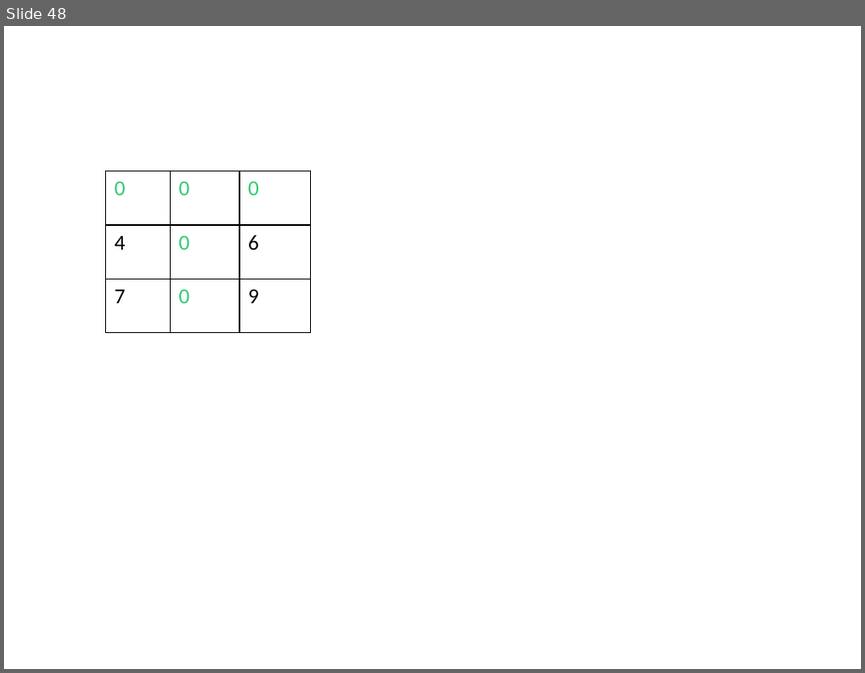
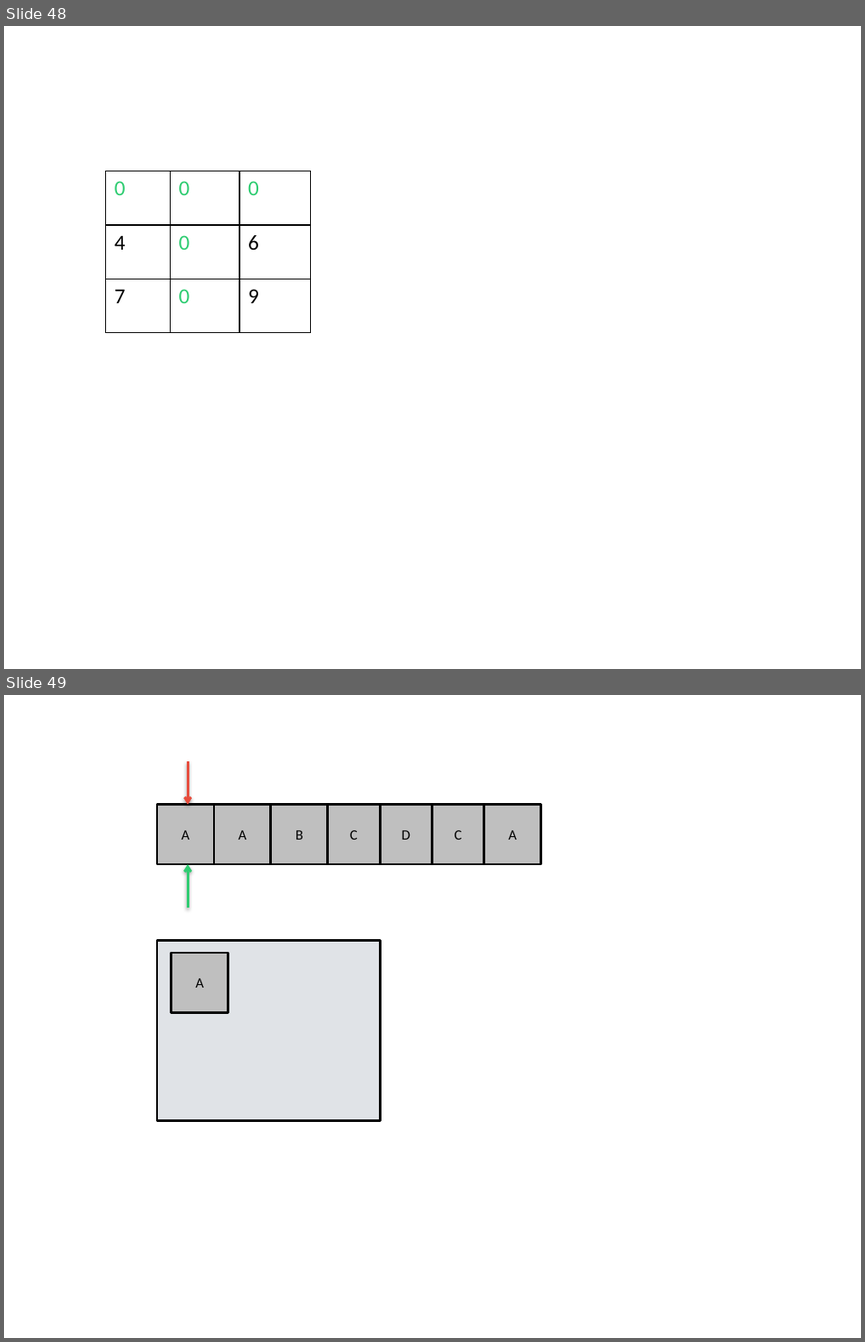
Before and after one commit to jainankit49/HackerGymContent, a slide deck: Images/imgs.pptx. Shown one above the other, each under a label of ours: slide 48 before the commit, slides 48 and 49 after it. The pictures are 865x673 and 865x1342 pixels, drawn with LibreOffice and Linux fonts; fonts in the diff are those of the drawing. Boxes give left, top, right and bottom in pixels: in the first picture for what was removed or moved away, otherwise in the second. Text is boxed around its words. In the diff, an @@ line names an element or a change of style, - is before the commit and + after.

```diff
--- a/Images/imgs.pptx
+++ b/Images/imgs.pptx
@@ slide 49 added at [4, 695, 861, 1338], background #FFFFFF @@
@@ group added at [157, 762, 540, 1121]: 9 rectangles, 2 arrows @@
+B
+A
+A
+D
+C
+C
+A
+A
```
Also in this commit, not shown: 1 slide changed, 12 other slides added, 4 other files.
